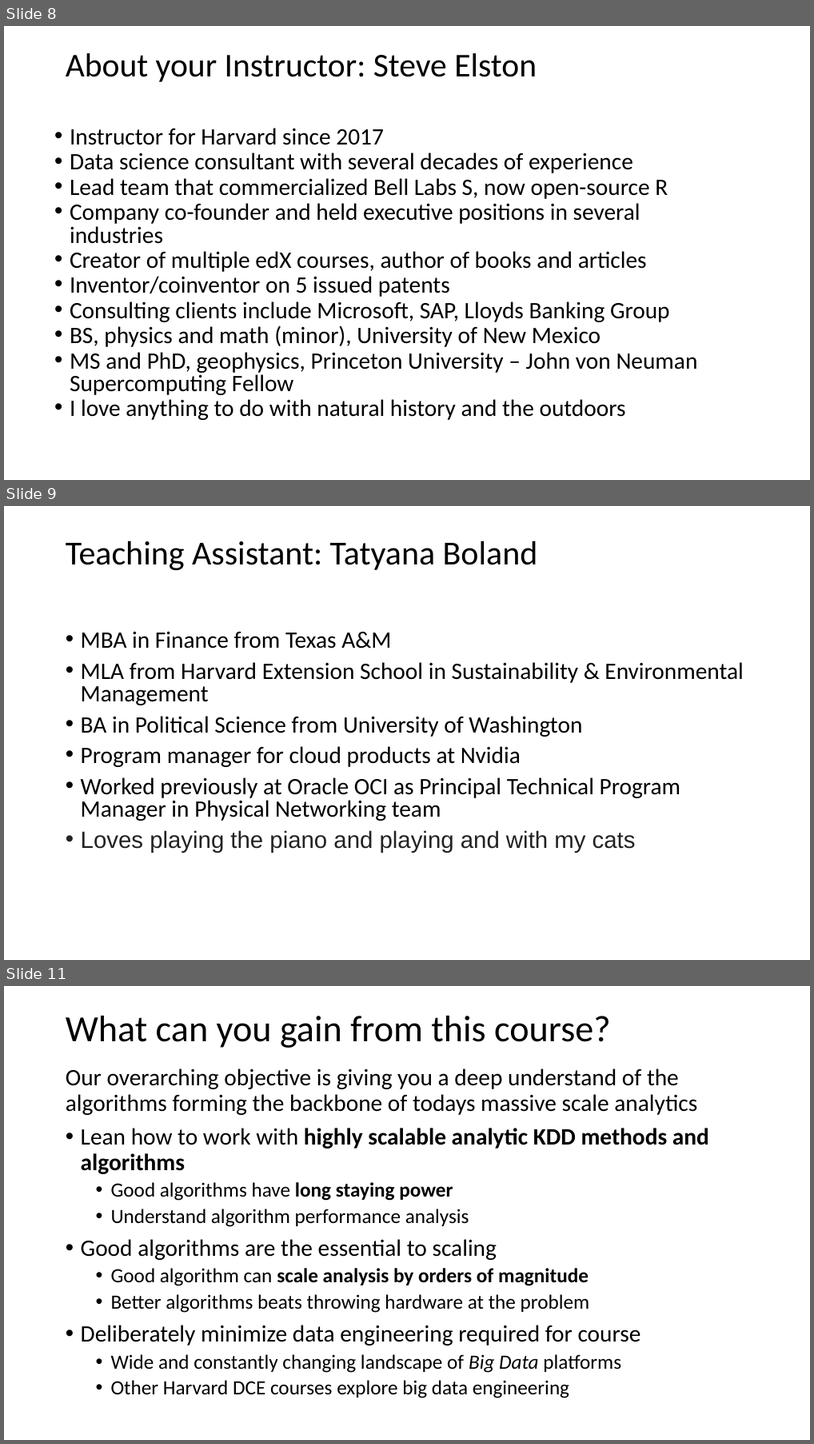
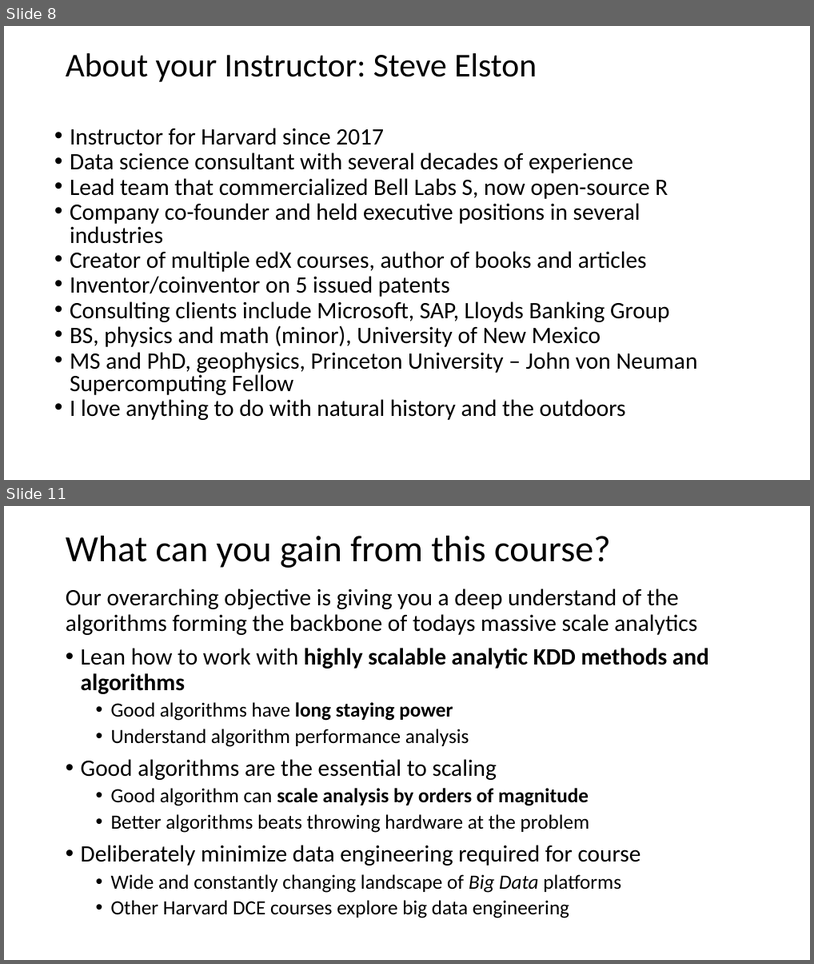
Before and after one commit to jonahneu/CSCI-E-108, a slide deck: slides/1_Introduction.pptx. Shown one above the other, each under a label of ours: slides 8, 9 and 11 before the commit, slides 8 and 11 after it; the slides between them are not shown. The pictures are 814x1444 and 814x964 pixels, drawn with LibreOffice and Linux fonts; fonts in the diff are those of the drawing. Boxes give left, top, right and bottom in pixels: in the first picture for what was removed or moved away, otherwise in the second. Text is boxed around its words. In the diff, an @@ line names an element or a change of style, - is before the commit and + after.

```diff
--- a/slides/1_Introduction.pptx
+++ b/slides/1_Introduction.pptx
@@ slide 9 removed at box(4, 506, 810, 960), background #FFFFFF @@
@@ title removed at box(66, 541, 538, 571) @@
-Teaching Assistant: Tatyana Boland
@@ text removed at box(81, 631, 743, 852) @@
-• MBA in Finance from Texas A&M
-• MLA from Harvard Extension School in Sustainability & Environmental Management
-• BA in Political Science from University of Washington
-• Program manager for cloud products at Nvidia
-• Worked previously at Oracle OCI as Principal Technical Program Manager in Physical Networking team
-• Loves playing the piano and playing and with my cats
```
Also in this commit, not shown: 4 slides changed, 6 slides added, 1 other slide removed.
